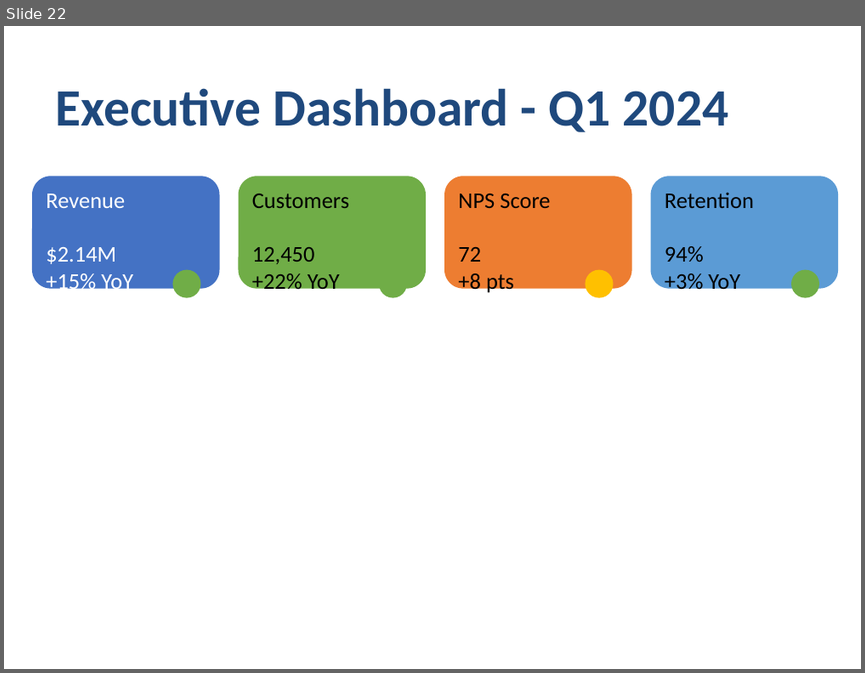
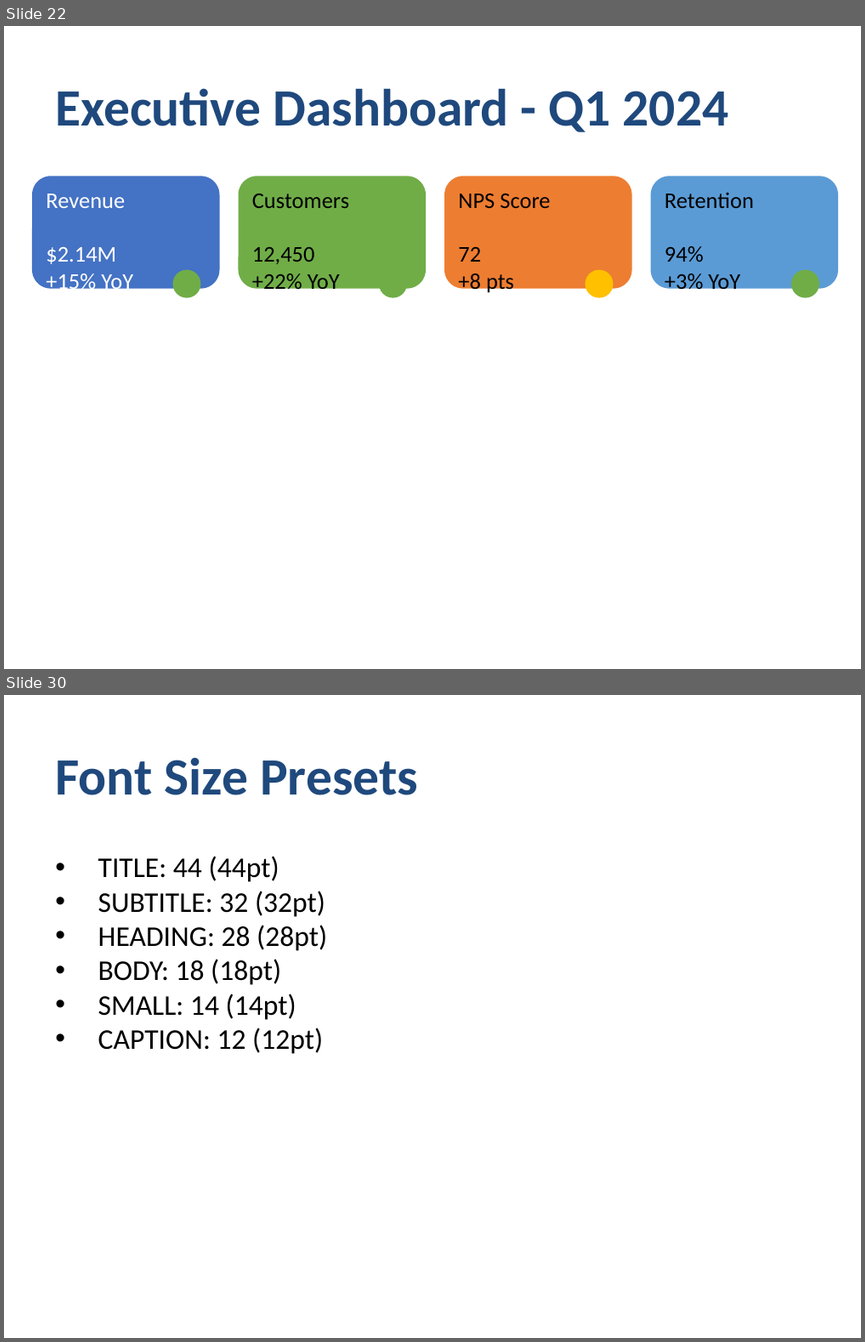
Before and after one commit to yingkitw/ppt-rs, a slide deck: comprehensive_demo.pptx. Shown one above the other, each under a label of ours: slide 22 before the commit, slides 22 and 30 after it; the slides between them are not shown. The pictures are 865x673 and 865x1342 pixels, drawn with LibreOffice and Linux fonts; fonts in the diff are those of the drawing. Boxes give left, top, right and bottom in pixels: in the first picture for what was removed or moved away, otherwise in the second. Text is boxed around its words. In the diff, an @@ line names an element or a change of style, - is before the commit and + after.

```diff
--- a/comprehensive_demo.pptx
+++ b/comprehensive_demo.pptx
@@ slide 30 added at bbox=[4, 695, 861, 1338], background #FFFFFF @@
@@ text added at bbox=[55, 757, 418, 795], 44 pt, text #1F497D, bold @@
+Font Size Presets
@@ text added at bbox=[98, 856, 327, 1054], 24 pt, text #000000 @@
+• TITLE: 44 (44pt)
+• SUBTITLE: 32 (32pt)
+• HEADING: 28 (28pt)
+• BODY: 18 (18pt)
+• SMALL: 14 (14pt)
+• CAPTION: 12 (12pt)
```
Also in this commit, not shown: 5 slides changed, 10 other slides added, 32 other files.
